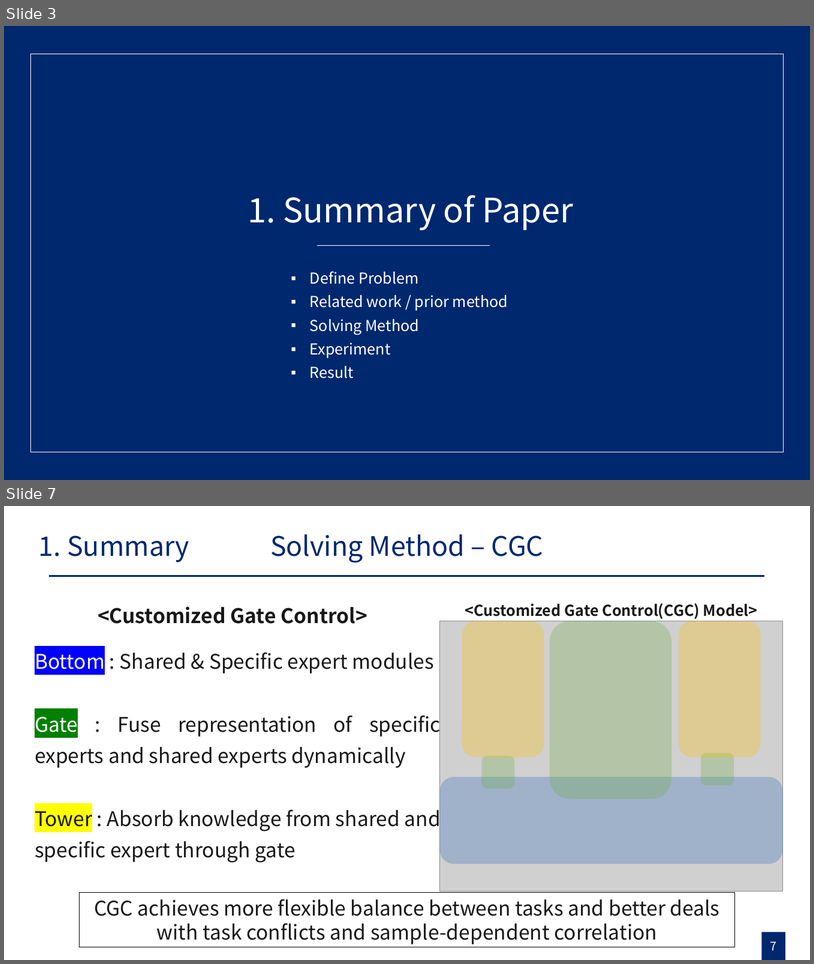
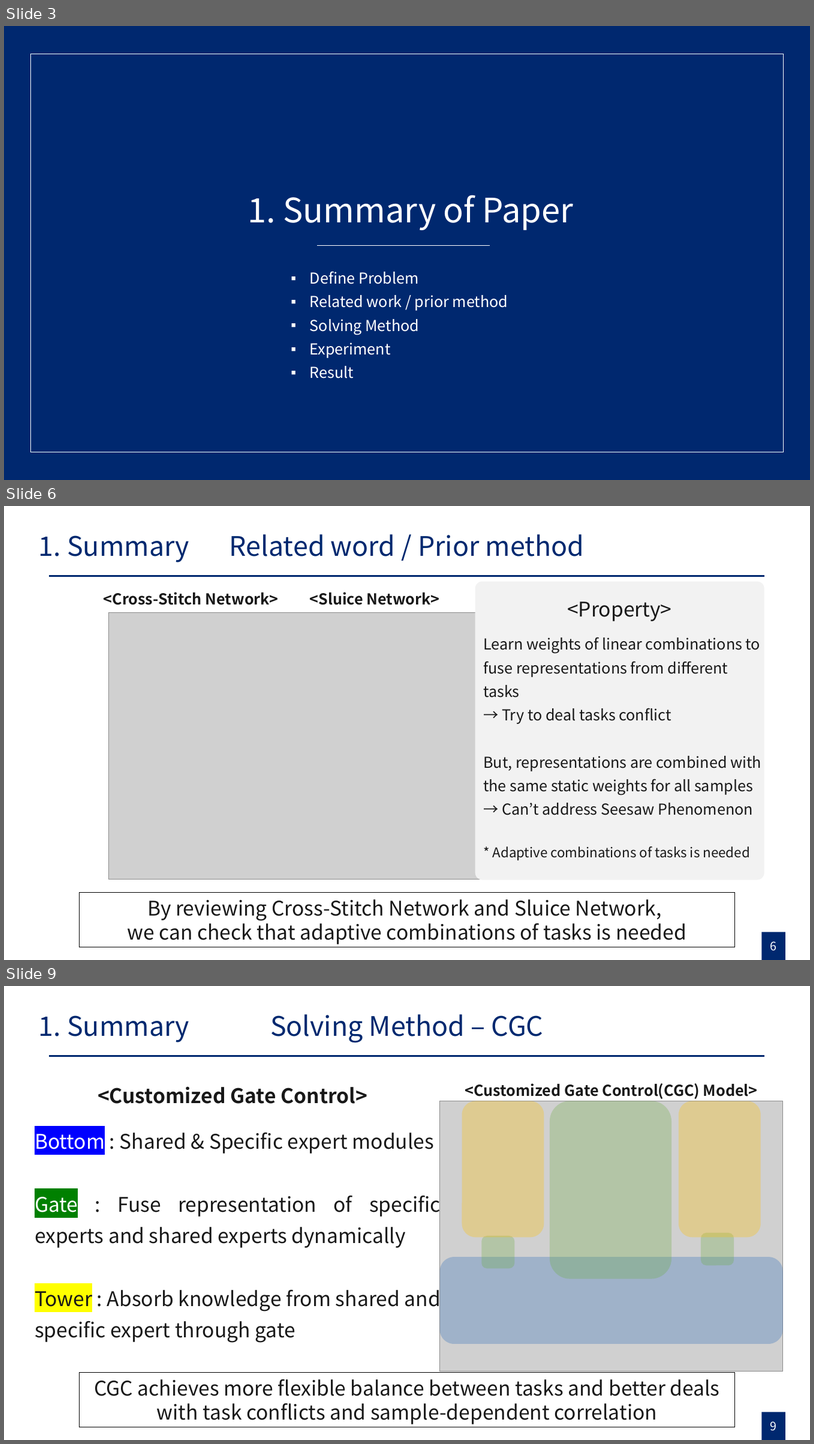
Before and after one commit to gusrn0505/TIL, a slide deck: [PPTPLUG]PP-151/RecSys 발표 준비_강현구.pptx. Shown one above the other, each under a label of ours: slides 3 and 7 before the commit, slides 3, 6 and 9 after it; the slides between them are not shown. The pictures are 814x964 and 814x1444 pixels, drawn with LibreOffice and Linux fonts; fonts in the diff are those of the drawing; grey boxes stand for pictures. Boxes give left, top, right and bottom in pixels: in the first picture for what was removed or moved away, otherwise in the second. Text is boxed around its words. In the diff, an @@ line names an element or a change of style, - is before the commit and + after.

```diff
--- a/[PPTPLUG]PP-151/RecSys 발표 준비_강현구.pptx
+++ b/[PPTPLUG]PP-151/RecSys 발표 준비_강현구.pptx
@@ slide 6 added at [4, 506, 810, 960], background #FFFFFF; not listed: 3 template elements that a slide beside it also shows @@
@@ text added at [39, 535, 189, 562], 32 pt, text #00286F @@
+1. Summary
@@ title added at [230, 534, 585, 556], 32 pt, text #00286F @@
+Related word / Prior method
@@ text added at [104, 592, 279, 605], 18 pt, text #181818, bold @@
+<Cross-Stitch Network>
@@ text added at [310, 592, 440, 605], 18 pt, text #181818, bold @@
+<Sluice Network>
@@ rounded rectangle added at [475, 582, 764, 880], fill #F2F2F2 @@
@@ picture added at [108, 612, 646, 879] @@
@@ text added at [518, 601, 609, 608], 18 pt, text #181818, bold @@
+<ML-MMOE>
@@ text added at [567, 601, 672, 621], 24 pt, text #181818 @@
+<Property>
@@ text added at [483, 637, 762, 860], 18 pt, text #181818 @@
+Learn weights of linear combinations to fuse representations from different tasks
+→ Try to deal tasks conflict
+But, representations are combined with the same static weights for all samples
+→ Can’t address Seesaw Phenomenon
+* Adaptive combinations of tasks is needed
@@ rectangle added at [79, 892, 735, 947], outline #000000 0.75 pt, 24 pt, text #181818 @@
+By reviewing Cross-Stitch Network and Sluice Network,
+we can check that adaptive combinations of tasks is needed
@@ what was slide 7 is now slide 9 @@
@@ page number at [771, 1421, 777, 1431]: text changed @@
-7
+9
```
Also in this commit, not shown: 3 slides changed, 1 other slide added, 3 other files.
